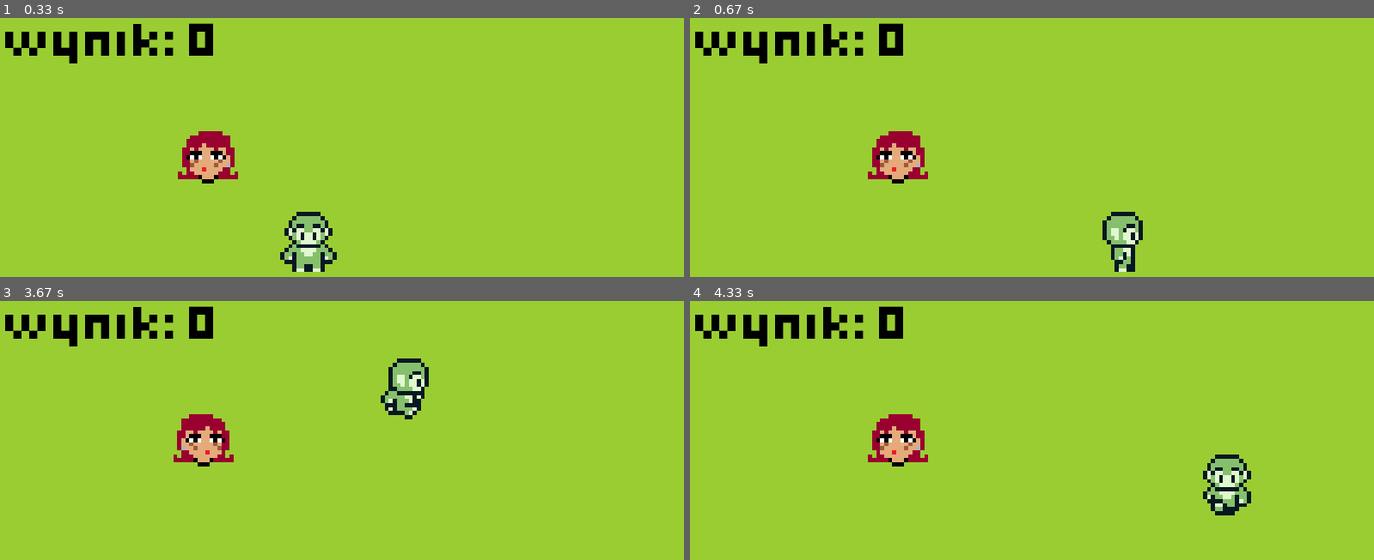
Above: before the commit, frames 1-4 (two rows, left to right).
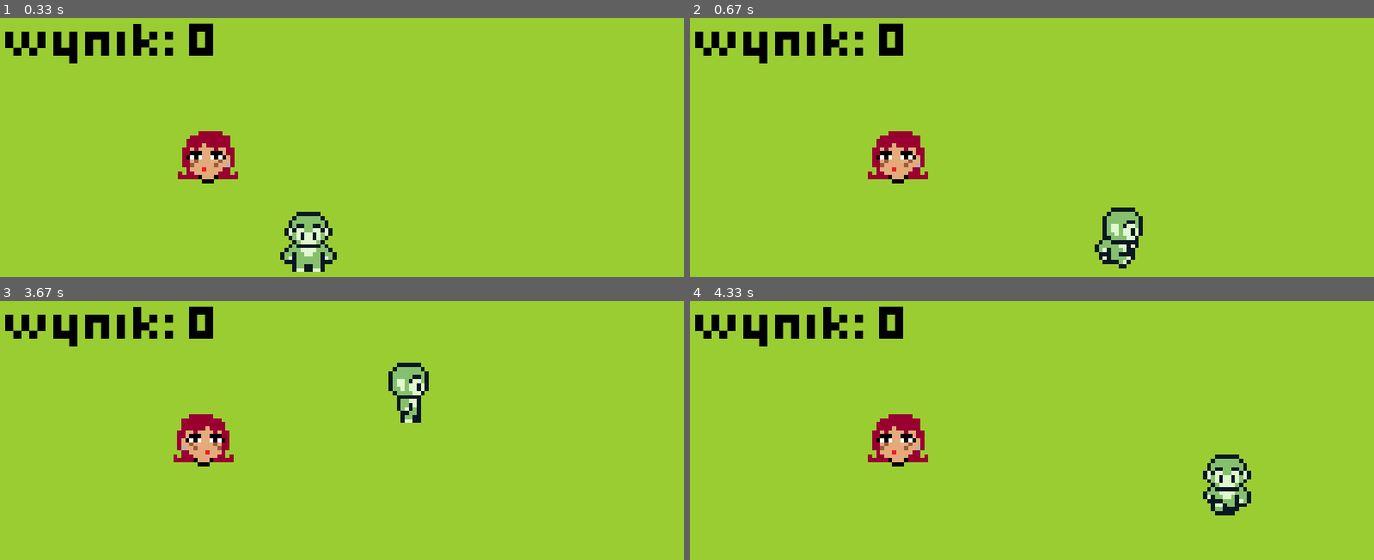
Above: after the commit, the same moments.

Repository: metahke/pygame-journey
Game: pygame game, started from squarely-adventure/main.py
The game is run twice, just before and just after one commit, with the same random seed, the same clock (stepped at 60 frames per second) and the same inputs.
Inputs:
- Up to frame 1 (0.33 s): no input
- Up to frame 2 (0.67 s): hold Right from 0.33 s (still down)
- Up to frame 3 (3.67 s): release Right at 0.8 s; hold Up 0.83-1.13 s; hold Right 1.17-1.63 s; hold Left 1.67-2.2 s; hold Down 2.23-2.53 s; hold Left 2.57-2.97 s; hold Up 3-3.37 s; hold Right from 3.4 s (still down)
- Up to frame 4 (4.33 s): release Right at 4.03 s; hold Down from 4.07 s (still down)

Frame 1 is identical in both runs. In frame 2, 0.8% of the frame differs, in the area x 59-67%, y 73-99%; in frame 3, 0.8%; in frame 4, nothing differs.

Commit message:
Code improvements

Diff:
--- a/squarely-adventure/classes/player.py
+++ b/squarely-adventure/classes/player.py
@@ -7,79 +7,35 @@
         self.window = window
         self.rect = Rect(x, y , width, height)
         self.speed = speed
+        self.direction = "bottom"
+        self.is_walking = False
 
-        self.state = {
-            "direction": "down",
-            "is_walking": 0
-        }
+    # player.update_x(), player.update_y()?
+    # @staticmethod
+    # def check_for_screen_passage(window, rectangle):
+    #     def wrapper(*args, **kwargs):
+    #         if rectangle.right < 0:
+    #             rectangle.left = window.get_width()
+    #         elif rectangle.left > window.get_width():
+    #             rectangle.right = 0
+
+    #         if rectangle.bottom < 0:
+    #             rectangle.top = window.get_height()
+    #         elif rectangle.top > window.get_height():
+    #             rectangle.bottom = 0
+
+    #     return wrapper
 
     def center(self, x, y):
         self.rect.center = (x, y)
 
-    # UPROŚCIĆ
-    def move(self, direction):
+    # @check_for_screen_passage
+    def move(self, direction, new_x, new_y):
+        self.direction = direction
+        self.is_walking = True
 
-        match direction:
-            case "down-left":
-                self.rect.x -= self.speed
-                self.rect.y += self.speed
+        self.rect.move_ip(new_x, new_y)
 
-                if self.rect.x < 0 - self.rect.width:
-                    self.rect.x = self.window.get_width()
-                if self.rect.y > self.window.get_height():
-                    self.rect.y = 0 - self.rect.width
-            case "left":
-                self.rect.x -= self.speed
 
-                if self.rect.x < 0 - self.rect.width:
-                    self.rect.x = self.window.get_width()
-            case "up-left":
-                self.rect.x -= self.speed
-                self.rect.y -= self.speed
-
-                if self.rect.x < 0 - self.rect.width:
-                    self.rect.x = self.window.get_width()
-                if self.rect.y < 0 - self.rect.height:
-                    self.rect.y = self.window.get_height()
-            case "up":
-                self.rect.y -= self.speed
-
-                if self.rect.y < 0 - self.rect.height:
-                    self.rect.y = self.window.get_height()
-            case "up-right":
-                self.rect.x += self.speed
-                self.rect.y -= self.speed
-
-                if self.rect.x > self.window.get_width():
-                    self.rect.x = 0 - self.rect.width
-                if self.rect.y < 0 - self.rect.height:
-                    self.rect.y = self.window.get_height()
-            case "right":
-                self.rect.x += self.speed
-
-                if self.rect.x > self.window.get_width():
-                    self.rect.x = 0 - self.rect.width
-            case "down-right":
-                self.rect.x += self.speed
-                self.rect.y += self.speed
-
-                if self.rect.x > self.window.get_width():
-                    self.rect.x = 0 - self.rect.width
-                if self.rect.y > self.window.get_height():
-                    self.rect.y = 0 - self.rect.width
-            case "down":
-                self.rect.y += self.speed
-
-                if self.rect.y > self.window.get_height():
-                    self.rect.y = 0 - self.rect.width
-
-        self.state["is_walking"] = 1
-        self.state["direction"] = direction
-
-    def render(self, image_path):
-        image = pygame.transform.scale(
-            pygame.image.load(image_path),
-            (self.rect.width, self.rect.height)
-        )
-
-        self.window.blit(image, self.rect)
+    def render(self, player_image):
+        self.window.blit(player_image, self.rect)
--- a/squarely-adventure/main.py
+++ b/squarely-adventure/main.py
@@ -12,18 +12,21 @@
     pygame.font.init()
 
     font = pygame.font.Font("fonts/game_over.ttf", 75)
-    pygame.display.set_caption("Squarely Journey Inc.")
-    pygame.mouse.set_cursor(pygame.cursors.diamond)
+    pygame.display.set_caption("Squarely Adventure")
+    pygame.mouse.set_visible(False)
 
 
     # MAIN WINDOW
-    WIDTH = 800
-    HEIGHT = 600
-
-    HORIZONTAL_CENTER = WIDTH  // 2
-    VERTICAL_CENTER = HEIGHT // 2
-
-    window = pygame.display.set_mode((WIDTH, HEIGHT)) #  , pygame.FULLSCREEN)
+    SCREEN_WIDTH = 800
+    SCREEN_HEIGHT = 600
+
+    HORIZONTAL_CENTER = SCREEN_WIDTH  // 2
+    VERTICAL_CENTER = SCREEN_HEIGHT // 2
+
+    BACKGROUND_COLOR = "olivedrab3"
+    FPS = 60
+
+    window = pygame.display.set_mode((SCREEN_WIDTH, SCREEN_HEIGHT)) #  , pygame.FULLSCREEN)
 
 
     # CLOCK
@@ -38,6 +41,23 @@
     PLAYER_X, PLAYER_Y = 0, 0
     PLAYER_WIDTH, PLAYER_HEIGHT = 150, 150
     PLAYER_SPEED = 7
+    PLAYER_BACKWARD_SPEED = -1 * PLAYER_SPEED
+
+    directions = [
+        "bottom", "bottom-left", "left", "top-left",
+        "top", "top-right", "right", "bottom-right"
+    ]
+
+    directions_speeds = {
+        "bottom": (0, PLAYER_SPEED),
+        "bottom-left": (PLAYER_BACKWARD_SPEED, PLAYER_SPEED),
+        "left": (PLAYER_BACKWARD_SPEED, 0),
+        "top-left": (PLAYER_BACKWARD_SPEED, PLAYER_BACKWARD_SPEED),
+        "top": (0, PLAYER_BACKWARD_SPEED),
+        "top-right": (PLAYER_SPEED, PLAYER_BACKWARD_SPEED),
+        "right": (PLAYER_SPEED, 0),
+        "bottom-right": (PLAYER_SPEED, PLAYER_SPEED)
+    }
 
     player_spritesheet_image = pygame.image.load("images/green-guy/sprites.png").convert_alpha()
     player_spritesheet_colorkey =  (48, 104, 80)
@@ -46,7 +66,7 @@
     player = Player(
         window=window,
         x=PLAYER_X, y=PLAYER_Y,
-        width=PLAYER_WIDTH, height=PLAYER_HEIGHT, speed = PLAYER_SPEED
+        width=PLAYER_WIDTH, height=PLAYER_HEIGHT, speed=PLAYER_SPEED
     )
 
     player.center(HORIZONTAL_CENTER, VERTICAL_CENTER)
@@ -87,17 +107,19 @@
     # MAIN LOOP
     running = True
     while running:
-        window.fill("olivedrab3")
-        clock.tick(60)
+        window.fill(BACKGROUND_COLOR)
+        clock.tick(FPS)
 
         textsurface = font.render(f"Wynik: {score}", True, "black")
         window.blit(textsurface, (10, 10))
+
 
         # ZDARZENIA
         for event in pygame.event.get():
             if event.type == pygame.QUIT:
                 running = False
 
+
         # LOGIKA
         keys = pygame.key.get_pressed()
 
@@ -106,39 +128,32 @@
             exit()
 
 
-        # COLLISION DETECTION
-        collide = pygame.Rect.colliderect(player.rect, enemy)
-        if collide:
-            score += 1
-            enemy.center = get_random_character_position(ENEMY_WIDTH, ENEMY_HEIGHT)
-
-
         # PLAYER LOGIC
-        directions = ["down", "down-left", "left", "up-left", "up", "up-right",
-            "right", "down-right"]
+
+        ## MANAGE ARROW KEYS
+        new_direction = ""
 
         if keys[pygame.K_LEFT] and keys[pygame.K_UP]:
-            player.move("up-left")
+            new_direction = "top-left"
         elif keys[pygame.K_RIGHT] and keys[pygame.K_UP]:
-            player.move("up-right")
+            new_direction = "top-right"
         elif keys[pygame.K_LEFT] and keys[pygame.K_DOWN]:
-            player.move("down-left")
+            new_direction = "bottom-left"
         elif keys[pygame.K_RIGHT] and keys[pygame.K_DOWN]:
-            player.move("down-right")
+            new_direction = "bottom-right"
         elif keys[pygame.K_LEFT]:
-            player.move("left")
+            new_direction = "left"
         elif keys[pygame.K_RIGHT]:
-           player.move("right")
+           new_direction = "right"
         elif keys[pygame.K_UP]:
-            player.move("up")
+            new_direction = "top"
         elif keys[pygame.K_DOWN]:
-            player.move("down")
-        else:
-            player.state["is_walking"] = 0
-
+            new_direction = "bottom"
+
+        ## MANAGE ANIMATIONS MOVEMENT
         current_player_switch_time = pygame.time.get_ticks()
 
-        if player.state["is_walking"]:
+        if player.is_walking:
             if current_player_switch_time >= \
             last_player_walk_switch_time + player_walk_switch_interval:
                 player_walk_position += 1
@@ -148,13 +163,19 @@
         else:
             player_walk_position = 0
 
-
-        player_direction_index = directions.index(player.state["direction"])
-        print(player_walk_position, player_direction_index)
+        player_direction_index = directions.index(player.direction)
         player_image = player_spritesheet.get_image(
             16, 16, player_walk_position, player_direction_index)
 
-        window.blit(player_image, player.rect)
+        ## MOVE PLAYER
+        if new_direction != "":
+            player_x_speed, player_y_speed  = directions_speeds[new_direction]
+            player.move(new_direction, player_x_speed, player_y_speed)
+        else:
+            player.is_walking = False
+
+        ## DISPLAY PLAYER
+        player.render(player_image)
 
 
         # ENEMY LOGIC
@@ -178,6 +199,12 @@
             window.blit(goth_image_left, enemy)
 
 
+        # COLLISION DETECTION
+        collide = pygame.Rect.colliderect(player.rect, enemy)
+        if collide:
+            score += 1
+            enemy.center = get_random_character_position(ENEMY_WIDTH, ENEMY_HEIGHT)
+
         pygame.display.update()
 
     pygame.font.quit()
Not shown, changed: squarely-adventure/todo.md
